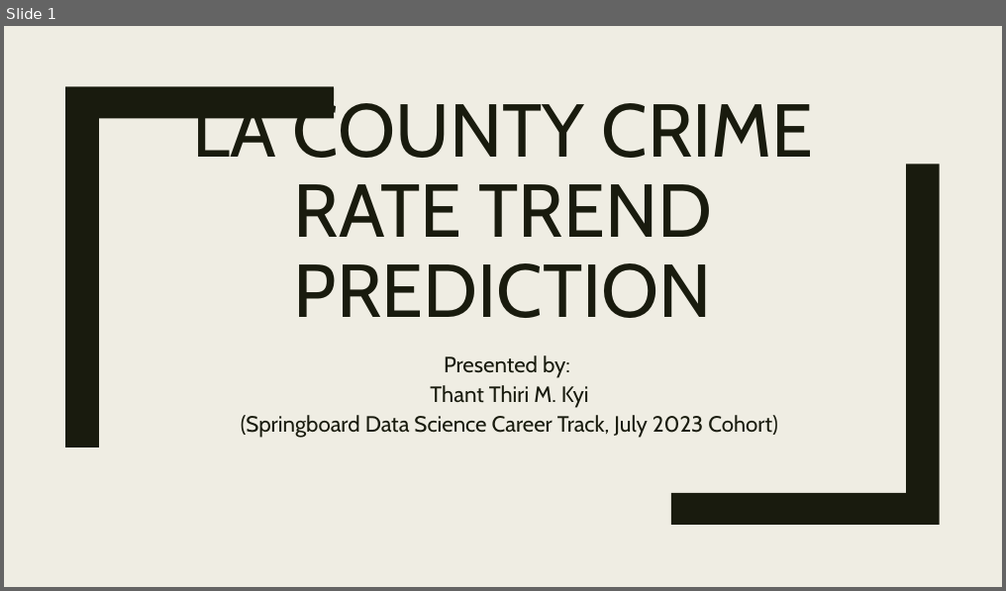
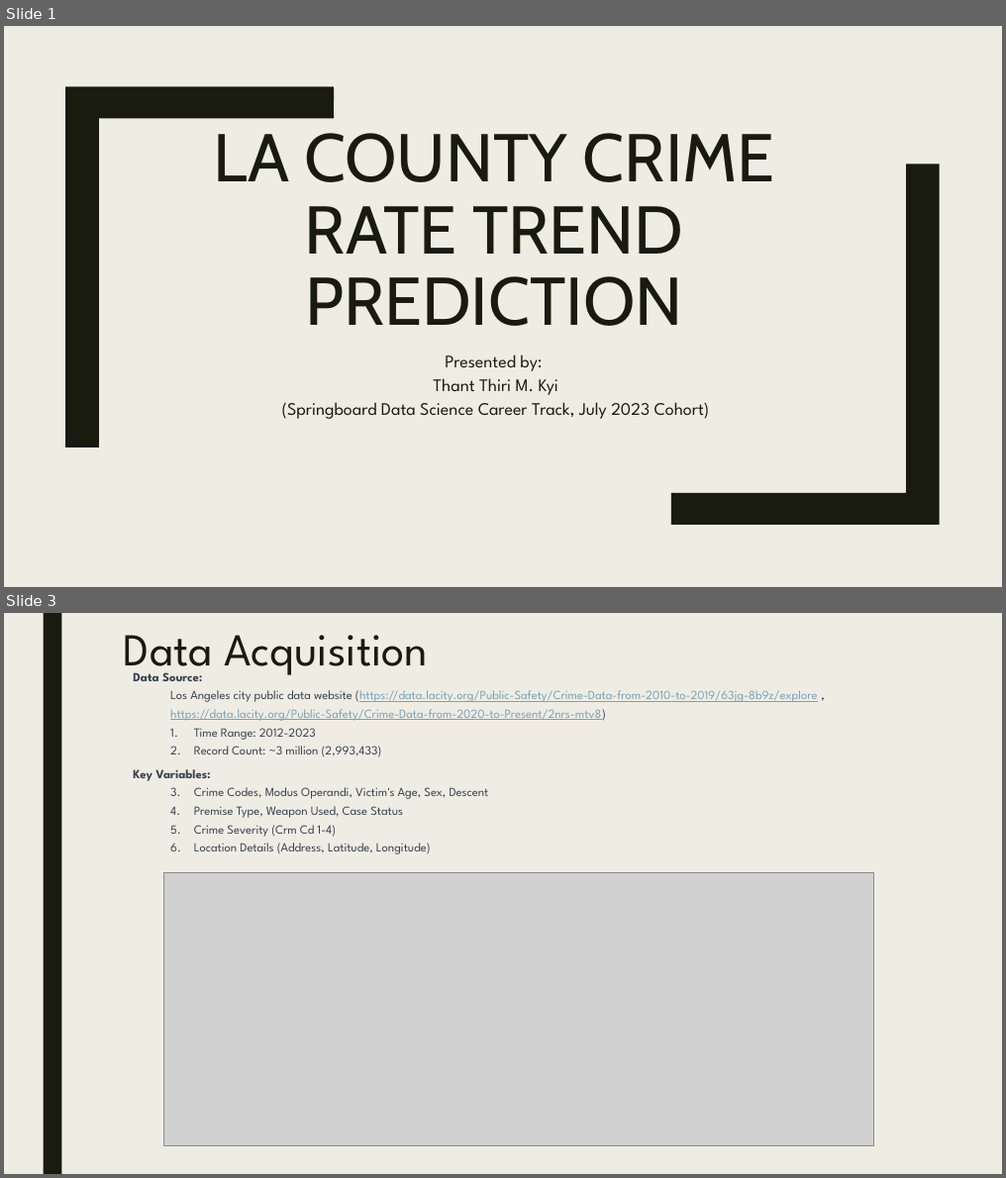
Before and after one commit to thikyi/DataScienceCapstoneTwo, a slide deck: reports/ProjectPresentation_v1.0.pptx. Shown one above the other, each under a label of ours: slide 1 before the commit, slides 1 and 3 after it; the slides between them are not shown. The pictures are 1006x591 and 1006x1178 pixels, drawn with LibreOffice and Linux fonts; fonts in the diff are those of the drawing; grey boxes stand for pictures. Boxes give left, top, right and bottom in pixels: in the first picture for what was removed or moved away, otherwise in the second. Text is boxed around its words. In the diff, an @@ line names an element or a change of style, - is before the commit and + after.

```diff
--- a/reports/ProjectPresentation_v1.0.pptx
+++ b/reports/ProjectPresentation_v1.0.pptx
@@ slide 3 added at <box>4,613,1002,1174</box>, background #EFEDE3 @@
@@ rectangle added at <box>43,613,61,1174</box>, fill #191B0E @@
@@ title added at <box>124,635,428,679</box>, 44 pt, text #191B0E @@
+Data Acquisition
@@ text added at <box>133,672,818,855</box>, 12 pt, text #374151 @@
+Data Source:
+  Los Angeles city public data website (https://data.lacity.org/Public-Safety/Crime-Data-from-2010-to-2019/63jg-8b9z/explore ,
+  https://data.lacity.org/Public-Safety/Crime-Data-from-2020-to-Present/2nrs-mtv8)
+  1. Time Range: 2012-2023
+  2. Record Count: ~3 million (2,993,433)
+Key Variables:
+  1. Crime Codes, Modus Operandi, Victim's Age, Sex, Descent
+  2. Premise Type, Weapon Used, Case Status
+  3. Crime Severity (Crm Cd 1-4)
+  4. Location Details (Address, Latitude, Longitude)
@@ picture added at <box>163,872,874,1146</box> @@
@@ slide 1 changed as well @@
@@ title "LA COUNTY CRIME RATE TREND ...": place and size @@
-title "LA COUNTY CRIME RATE TREND ..." at <box>192,94,814,318</box>
+title "LA COUNTY CRIME RATE TREND ..." at <box>214,133,774,326</box>
@@ title "LA COUNTY CRIME RATE TREND ..." at <box>214,133,774,326</box>: size 72 to 65 pt @@
@@ subtitle "Presented by:": place and size @@
-subtitle "Presented by:" at <box>241,356,778,438</box>
+subtitle "Presented by:" at <box>282,355,710,419</box>
@@ subtitle "Presented by:" at <box>282,355,710,419</box>: size 21.3 to 17 pt, font Cabin to League Spartan @@
```
Also in this commit, not shown: 14 other slides added, 11 slides removed, 2 other files.
